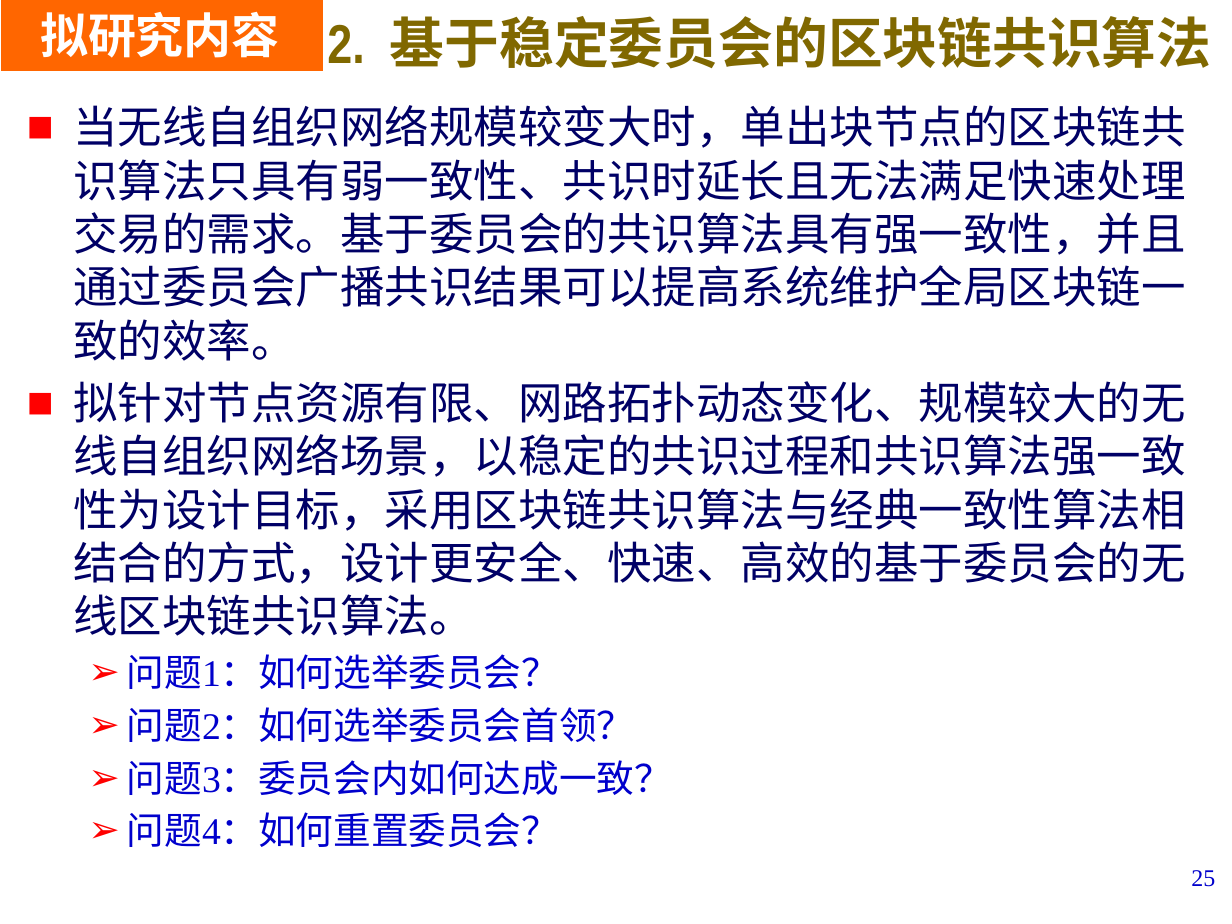
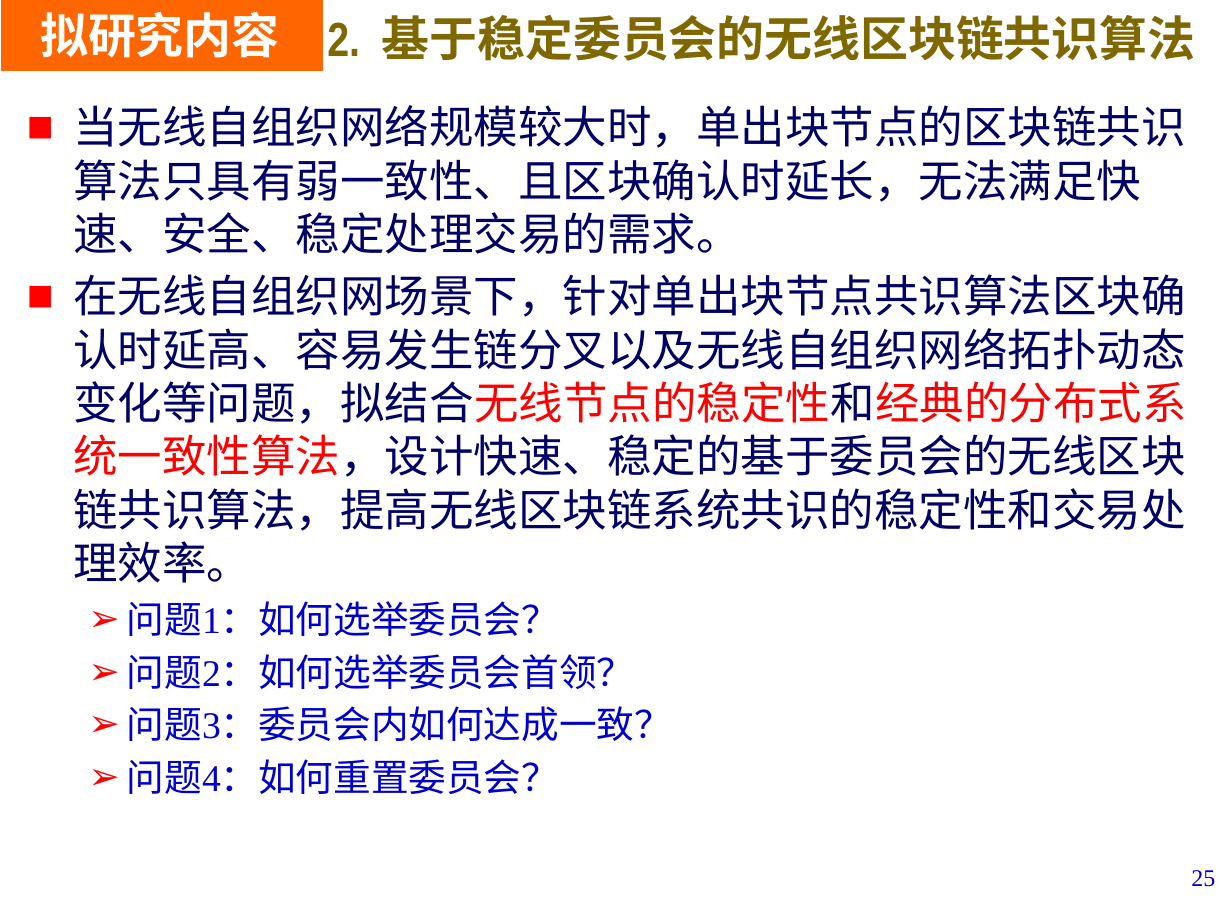
Before and after one commit to LiZhang2021/Blockchain, a slide deck: slide 25 of Doc/PHD_Papers/Thesis Proposal/开题V2.pptx. Drawn at 1232x924 pixels with LibreOffice and Linux fonts; fonts in the diff are those of the drawing; background and template pictures are left out. Boxes give left, top, right and bottom in pixels: in the first picture for what was removed or moved away, otherwise in the second. Text is boxed around its words. In the diff, an @@ line names an element or a change of style, - is before the commit and + after.

```diff
--- a/Doc/PHD_Papers/Thesis Proposal/开题V2.pptx
+++ b/Doc/PHD_Papers/Thesis Proposal/开题V2.pptx
@@ text at <box>327,15,1195,61</box>: text changed; size 32 to 28 pt @@
-2. 基于稳定委员会的区块链共识算法
+2. 基于稳定委员会的无线区块链共识算法
@@ text at <box>73,105,1187,583</box>: text changed @@
-■ 当无线自组织网络规模较变大时，单出块节点的区块链共识算法只具有弱一致性、共识时延长且无法满足快速处理交易的需求。基于委员会的共识算法具有强一致性，并且通过委员会广播共识结果可以提高系统维护全局区块链一致的效率。
-■ 拟针对节点资源有限、网路拓扑动态变化、规模较大的无线自组织网络场景，以稳定的共识过程和共识算法强一致性为设计目标，采用区块链共识算法与经典一致性算法相结合的方式，设计更安全、快速、高效的基于委员会的无线区块链共识算法。
+■ 当无线自组织网络规模较大时，单出块节点的区块链共识算法只具有弱一致性、且区块确认时延长，无法满足快速、安全、稳定处理交易的需求。
+■ 在无线自组织网场景下，针对单出块节点共识算法区块确认时延高、容易发生链分叉以及无线自组织网络拓扑动态变化等问题，拟结合无线节点的稳定性和经典的分布式系统一致性算法，设计快速、稳定的基于委员会的无线区块链共识算法，提高无线区块链系统共识的稳定性和交易处理效率。
```
Also in this commit, not shown: 8 other slides changed, 3 other files.
